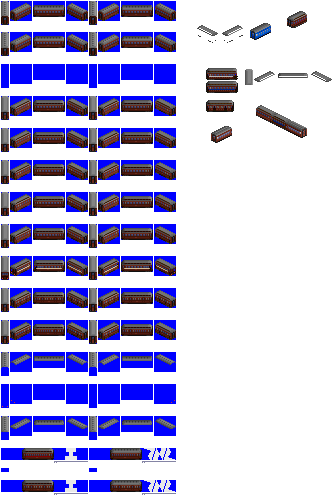
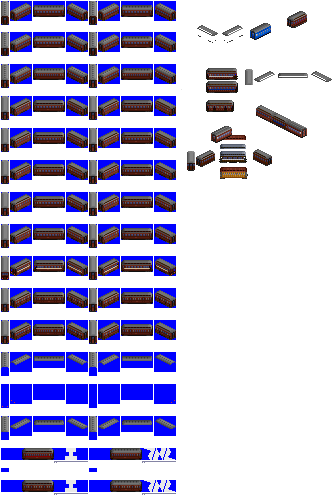
Two versions of the same layered image (335×500). Layer-by-layer changes:
painted on "brown" over [1, 64, 176, 88]
showed "sanyo" over [26, 64, 272, 179]
